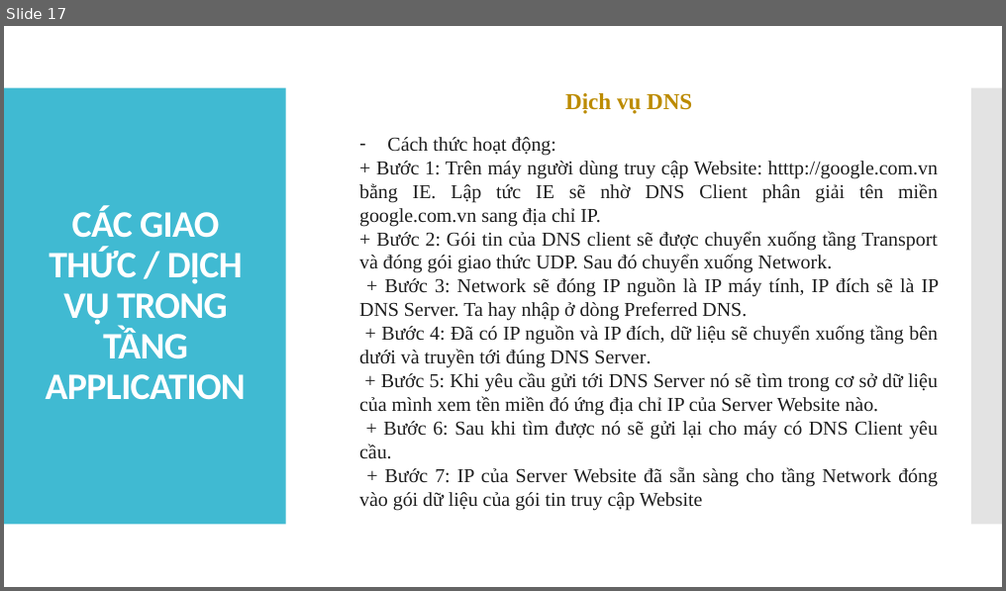
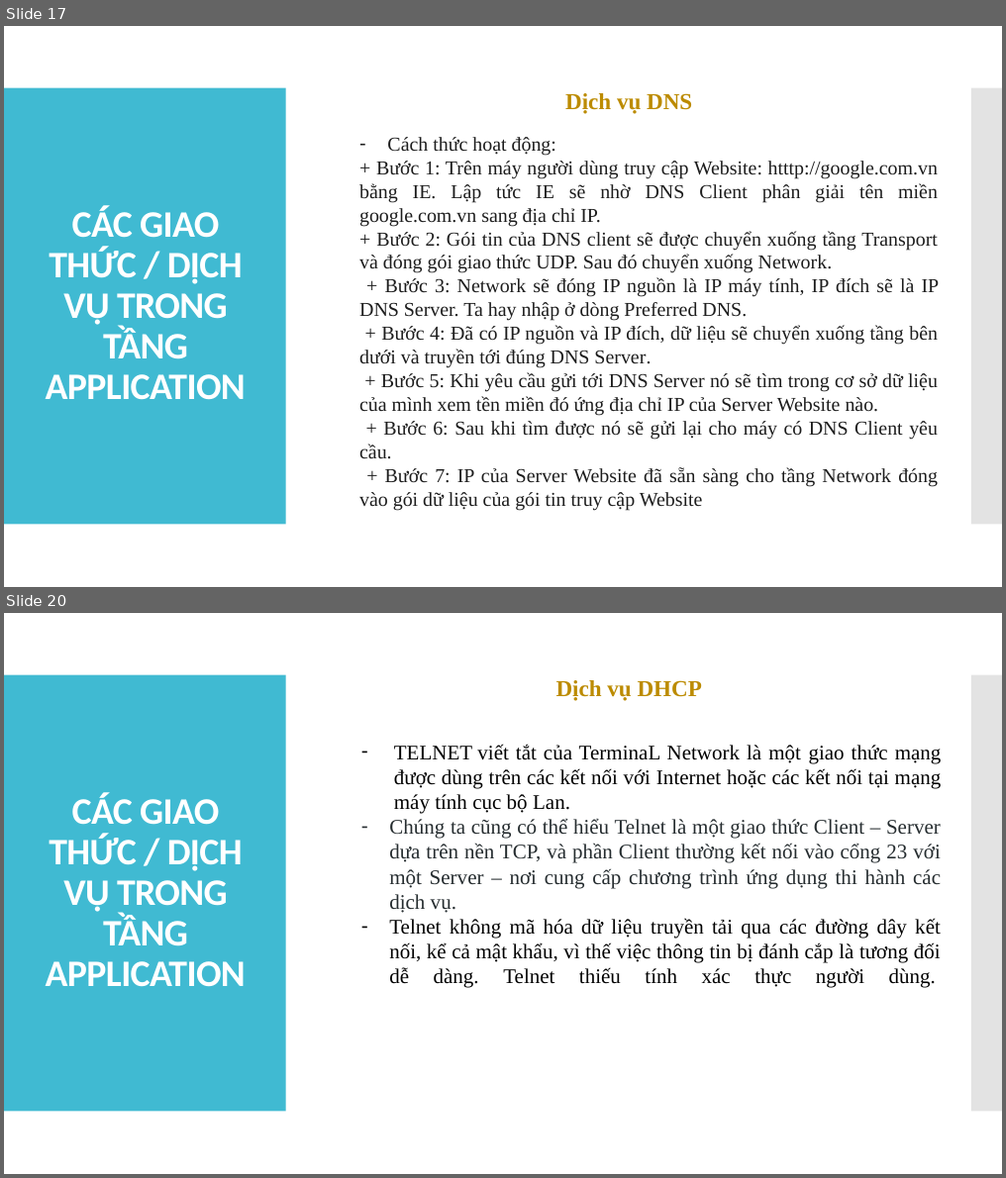
Before and after one commit to tiendatdk3493/Tai_Lieu, a slide deck: Topic 1.pptx. Shown one above the other, each under a label of ours: slide 17 before the commit, slides 17 and 20 after it; the slides between them are not shown. The pictures are 1006x591 and 1006x1178 pixels, drawn with LibreOffice and Linux fonts; fonts in the diff are those of the drawing. Boxes give left, top, right and bottom in pixels: in the first picture for what was removed or moved away, otherwise in the second. Text is boxed around its words. In the diff, an @@ line names an element or a change of style, - is before the commit and + after.

```diff
--- a/Topic 1.pptx
+++ b/Topic 1.pptx
@@ slide 20 added at box(4, 613, 1002, 1174), background #FFFFFF; not listed: 2 template elements that a slide beside it also shows @@
@@ text added at box(556, 680, 702, 701), 22 pt, text #BB8B00, bold @@
+Dịch vụ DHCP
@@ text added at box(389, 744, 942, 988), 20 pt, text #000000 @@
+– TELNET viết tắt của TerminaL Network là một giao thức mạng được dùng trên các kết nối với Internet hoặc các kết nối tại mạng máy tính cục bộ Lan.
+– Chúng ta cũng có thể hiểu Telnet là một giao thức Client – Server dựa trên nền TCP, và phần Client thường kết nối vào cổng 23 với một Server – nơi cung cấp chương trình ứng dụng thi hành các dịch vụ.
+– Telnet không mã hóa dữ liệu truyền tải qua các đường dây kết nối, kể cả mật khẩu, vì thế việc thông tin bị đánh cắp là tương đối dễ dàng. Telnet thiếu tính xác thực người dùng.
@@ title added at box(46, 793, 246, 987), 36 pt, text #FFFFFF, bold @@
+CÁC GIAO THỨC / DỊCH VỤ TRONG TẦNG APPLICATION
```
Also in this commit, not shown: 2 slides changed, 2 other slides added.
